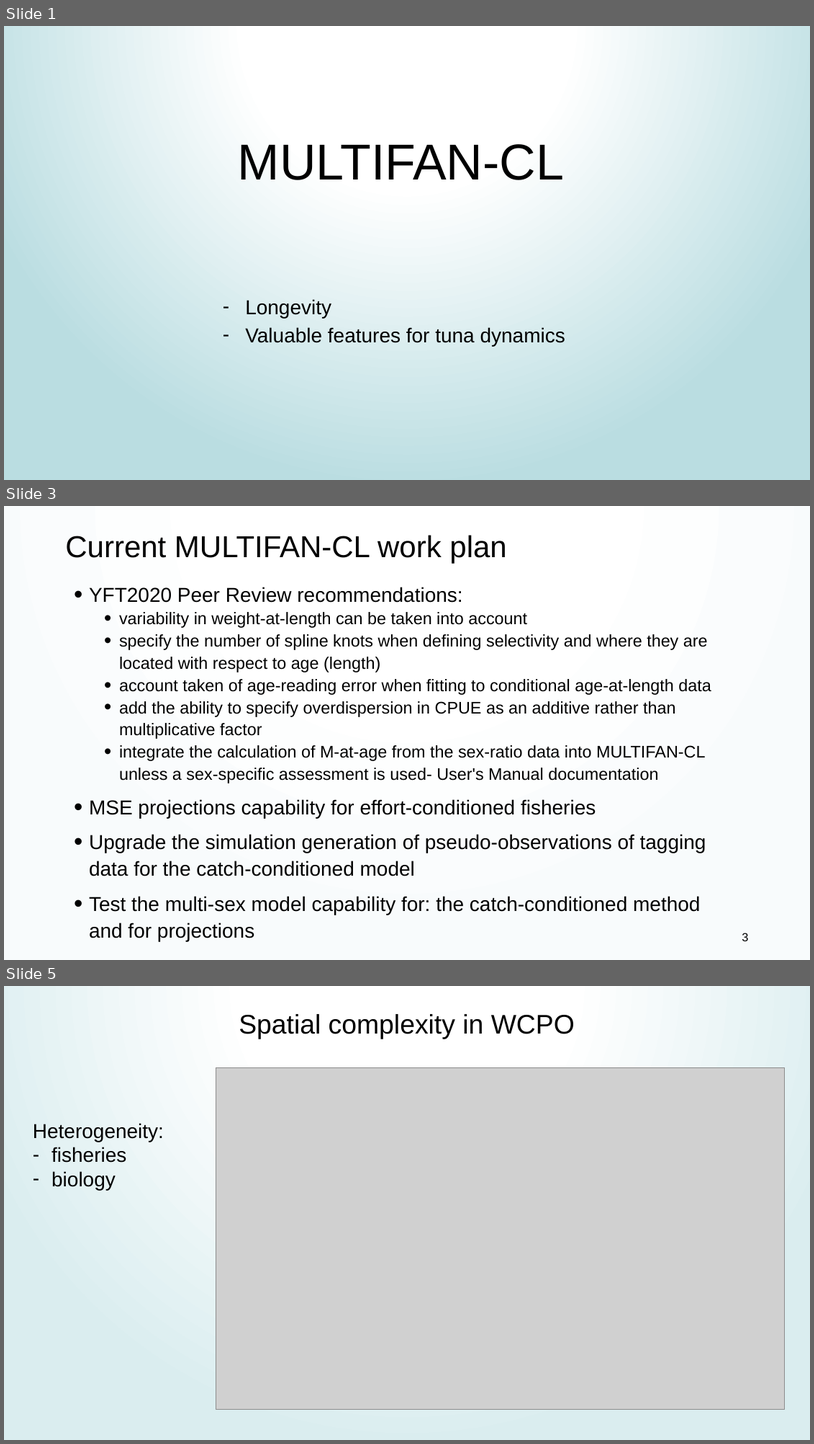
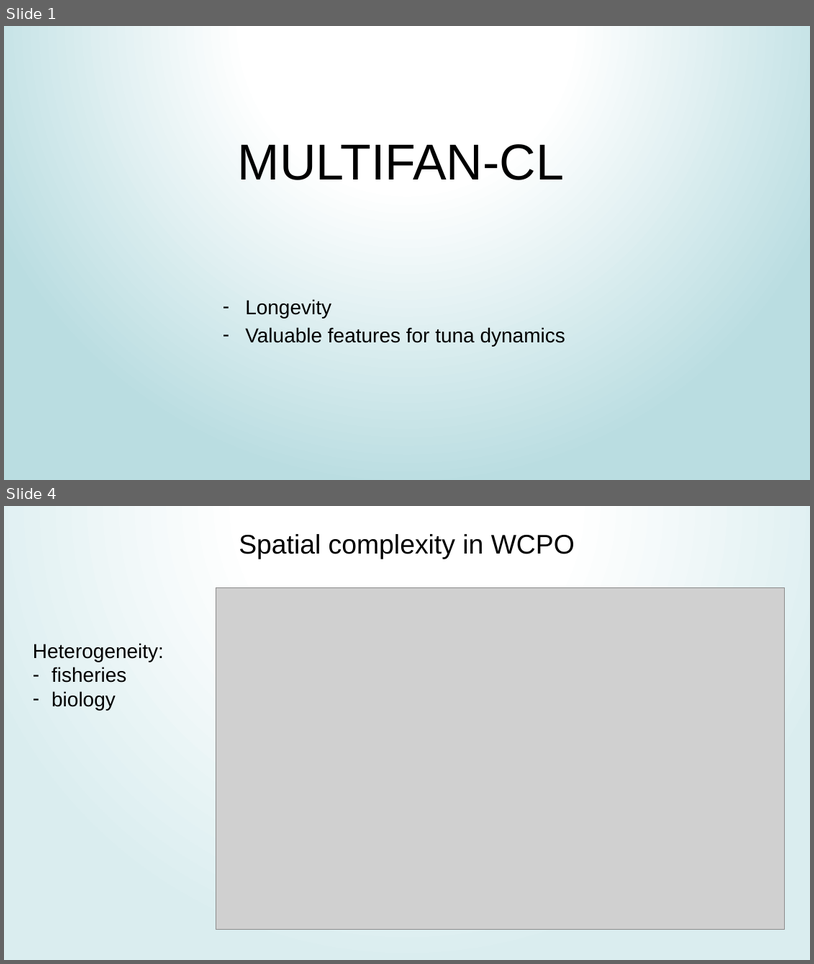
Before and after one commit to PacificCommunity/ofp-sam-transition-plan, a slide deck: presentations/2024_05_13_mfcl_future/MULTIFAN-CL_future.pptx. Shown one above the other, each under a label of ours: slides 1, 3 and 5 before the commit, slides 1 and 4 after it; the slides between them are not shown. The pictures are 814x1444 and 814x964 pixels, drawn with LibreOffice and Linux fonts; fonts in the diff are those of the drawing; grey boxes stand for pictures. Boxes give left, top, right and bottom in pixels: in the first picture for what was removed or moved away, otherwise in the second. Text is boxed around its words. In the diff, an @@ line names an element or a change of style, - is before the commit and + after.

```diff
--- a/presentations/2024_05_13_mfcl_future/MULTIFAN-CL_future.pptx
+++ b/presentations/2024_05_13_mfcl_future/MULTIFAN-CL_future.pptx
@@ slide 3 removed at box(4, 506, 810, 960), background gradient #FFFFFF to #F8FBFC @@
@@ text removed at box(65, 535, 507, 563) @@
-Current MULTIFAN-CL work plan
@@ text removed at box(89, 587, 711, 941) @@
-• YFT2020 Peer Review recommendations:
-  • variability in weight-at-length can be taken into account
-  • specify the number of spline knots when defining selectivity and where they are located with respect to age (length)
-  • account taken of age-reading error when fitting to conditional age-at-length data
-  • add the ability to specify overdispersion in CPUE as an additive rather than multiplicative factor
-  • integrate the calculation of M-at-age from the sex-ratio data into MULTIFAN-CL unless a sex-specific assessment is used- User's Manual documentation
-• MSE projections capability for effort-conditioned fisheries
-• Upgrade the simulation generation of pseudo-observations of tagging data for the catch-conditioned model
-• Test the multi-sex model capability for: the catch-conditioned method and for projections
@@ page number removed at box(742, 932, 748, 941) @@
-3
@@ what was slide 5 is now slide 4 @@
```
Also in this commit, not shown: 6 slides changed, 5 other slides removed, 1 other file.
